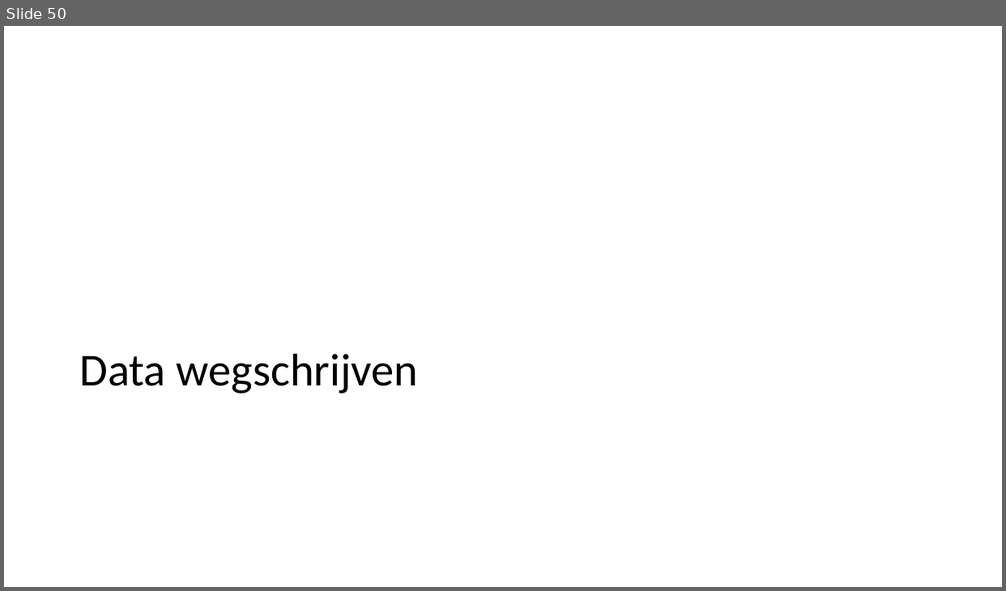
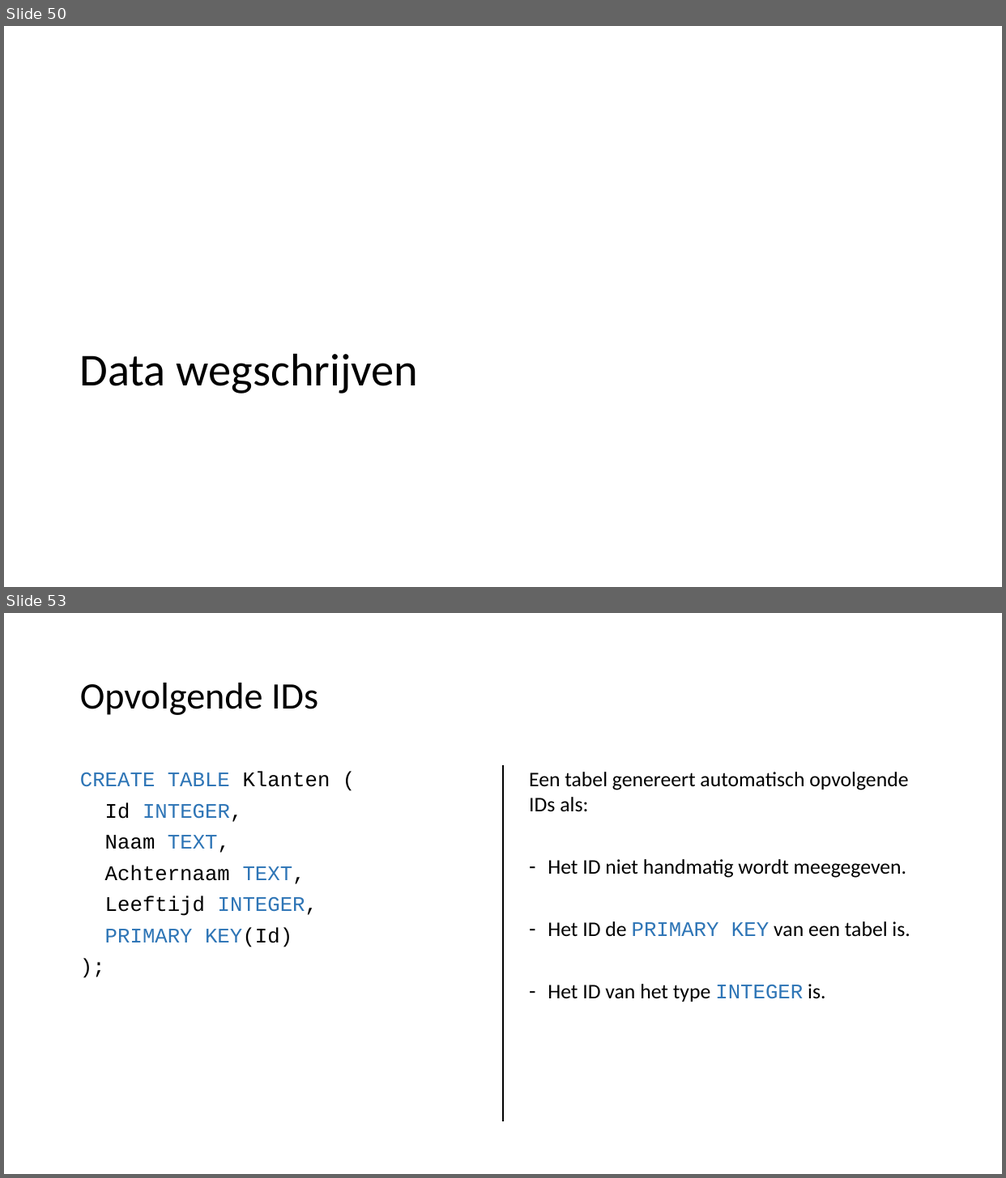
Before and after one commit to LFKoning/knowledge-sharing, a slide deck: sql_course/1_basics/1_basics.pptx. Shown one above the other, each under a label of ours: slide 50 before the commit, slides 50 and 53 after it; the slides between them are not shown. The pictures are 1006x591 and 1006x1178 pixels, drawn with LibreOffice and Linux fonts; fonts in the diff are those of the drawing. Boxes give left, top, right and bottom in pixels: in the first picture for what was removed or moved away, otherwise in the second. Text is boxed around its words. In the diff, an @@ line names an element or a change of style, - is before the commit and + after.

```diff
--- a/sql_course/1_basics/1_basics.pptx
+++ b/sql_course/1_basics/1_basics.pptx
@@ slide 53 added at (x1=4, y1=613, x2=1002, y2=1174), background #FFFFFF @@
@@ title added at (x1=80, y1=683, x2=318, y2=715), 36 pt, text #000000 @@
+Opvolgende IDs
@@ text added at (x1=80, y1=771, x2=330, y2=948), 20 pt, text #2E75B6 @@
+CREATE TABLE Klanten (
+Id INTEGER,
+Naam TEXT,
+Achternaam TEXT,
+Leeftijd INTEGER,
+PRIMARY KEY(Id)
+);
@@ line added from (503, 766) to (503, 1122), #000000 1.5 pt @@
@@ text added at (x1=529, y1=772, x2=910, y2=1002), 20 pt, text #000000 @@
+Een tabel genereert automatisch opvolgende IDs als:
+– Het ID niet handmatig wordt meegegeven.
+– Het ID de PRIMARY KEY van een tabel is.
+– Het ID van het type INTEGER is.
```
Also in this commit, not shown: 1 slide changed, 11 other slides added, 4 other files.
